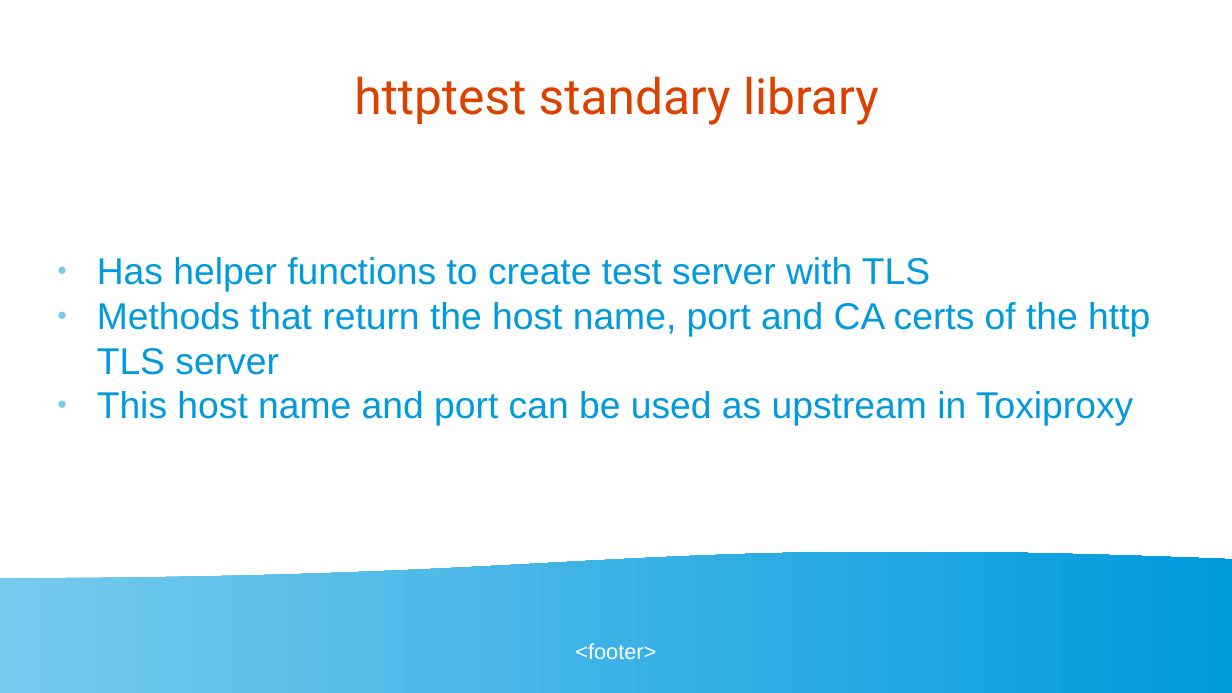
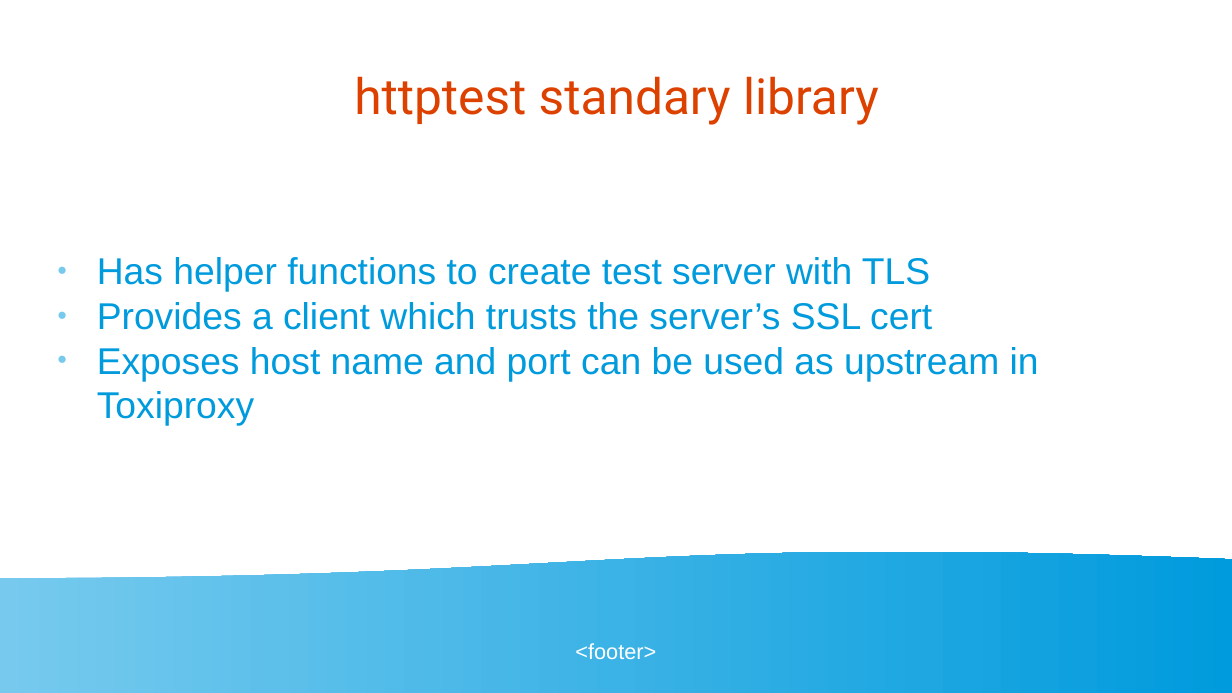
Before and after one commit to golangbot/gophercon-uk-2025-talk, a slide deck: slide 29 of Presentation.odp. Drawn at 1232x693 pixels with LibreOffice and Linux fonts; fonts in the diff are those of the drawing. Boxes give left, top, right and bottom in pixels: in the first picture for what was removed or moved away, otherwise in the second. Text is boxed around its words. In the diff, an @@ line names an element or a change of style, - is before the commit and + after.

```diff
--- a/Presentation.odp
+++ b/Presentation.odp
@@ text at <box>97,302,1039,426</box>: text changed @@
-● Methods that return the host name, port and CA certs of the http TLS server
-● This host name and port can be used as upstream in Toxiproxy
+● Provides a client which trusts the server’s SSL cert
+● Exposes host name and port can be used as upstream in Toxiproxy
```
Also in this commit, not shown: 3 other files.
